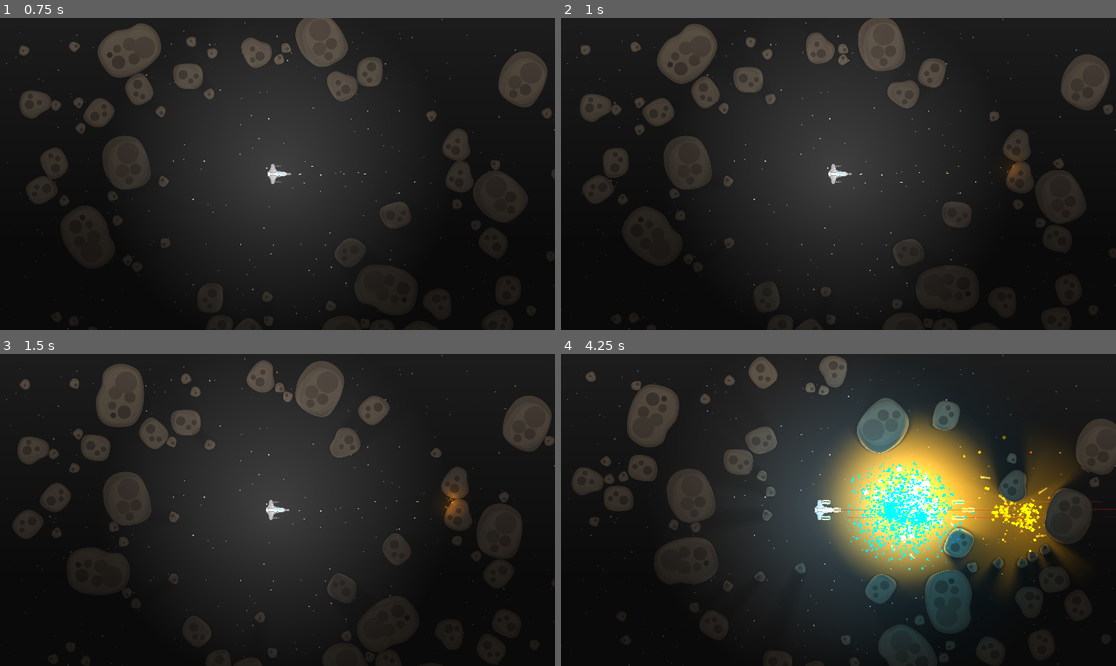
Above: before the commit, frames 1-4 (two rows, left to right).
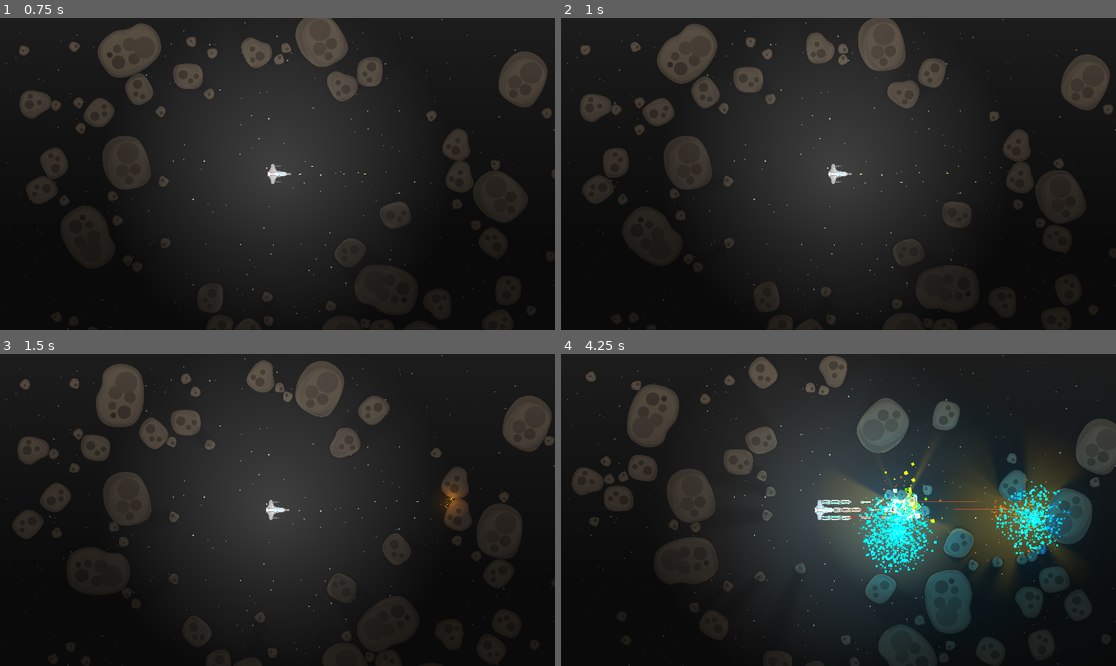
Above: after the commit, the same moments.

Repository: mkormout/graviton
Game: Godot game, scene res://world.tscn
Two runs of this game, one before a commit and one after it. Both use one fixed random seed, a clock stepped at 60 frames per second and the inputs below.
Inputs:
- Up to frame 1 (0.75 s): hold W from 0.53 s (still down); hold Q from 0.53 s (still down)
- Up to frame 2 (1 s): keep holding W; keep holding Q; tap Space at 0.77 s
- Up to frame 3 (1.5 s): release W at 1.28 s; release Q at 1.28 s; tap E at 1.35 s
- Up to frame 4 (4.25 s): tap Space at 1.52, 3.02, 3.77 s; hold 1 2.03-2.78 s; hold W 2.03-3.53 s; tap 2 at 2.85 s; hold 3 from 3.53 s (still down)

Frame 1 is identical in both runs. In frame 2, less than 0.1% of the frame differs, in the area x 80-83%, y 44-52%; in frame 3, less than 0.1%; in frame 4, 16%, in the area x 46-100%, y 18-87%.

Commit message:
code cleanup

Diff:
--- a/components/body.gd
+++ b/components/body.gd
@@ -27,9 +27,12 @@
 	if health <= 0:
 		die()
 
-func die():
+func die(delay: float = 0.0):
 	if dying:
 		return
+
+	if delay:
+		await get_tree().create_timer(delay).timeout
 
 	dying = true
 
@@ -43,7 +46,6 @@
 			add_successor(successors.pick_random(), 200, 2000)
 
 	queue_free()
-	pass
 
 func add_successor(model: PackedScene, radius: int = 200, speed: int = 1000):
 	if not model:
--- a/components/bullet.gd
+++ b/components/bullet.gd
@@ -1,24 +1,14 @@
 class_name Bullet
-extends RigidBody2D
+extends Body
 
-@export var effect: PackedScene
 @export var life: float = 2.0
 @export var attack: Damage
 
 func _ready():
 	connect("body_entered", collision)
 	die(life)
-	pass
 
 func collision(body):
 	if body is Body:
 		body.damage(attack)
-
-	var instance = effect.instantiate() as Node2D
-	instance.global_position = global_position
-	get_tree().current_scene.call_deferred("add_child", instance)
 	die(0.1)
-
-func die(delay: float):
-	await get_tree().create_timer(delay).timeout
-	queue_free()
--- a/components/explosion.gd
+++ b/components/explosion.gd
@@ -4,7 +4,7 @@
 @export var radius: float
 @export var particles: CPUParticles2D
 @export var light: Light2D
-@export var audio: RandomAudioStreamPlayer2D
+@export var audio: RandomAudioPlayer
 @export var time: float = 1
 @export var power: int = 0
 @export var attack: Damage
--- a/components/mount-point.gd
+++ b/components/mount-point.gd
@@ -3,7 +3,7 @@
 
 @export var connection: MountPoint
 @export var tag: String
-@export var throw_force: int = 10000
+@export var throw_force: int = 1000
 
 var joint1: Joint2D
 var joint2: Joint2D
@@ -53,7 +53,7 @@
 	if connection:
 		# throw away the body
 		body_opposite.apply_central_impulse(
-			Vector2.from_angle(rotation) * throw_force
+			Vector2.from_angle(body_opposite.rotation) * throw_force
 		)
 		# free
 		connection.disconnect("tree_exiting", _connection_tree_exiting)
--- a/prefabs/random-audio-stream-player.gd
+++ b/components/random-audio-player.gd
@@ -1,11 +1,18 @@
-class_name RandomAudioStreamPlayer2D
+class_name RandomAudioPlayer
 extends Node2D
 
 @export var autoplay: bool = true
-@export var audio: AudioStreamPlayer2D
 @export var resources: Array[AudioStream]
 
+var audio: AudioStreamPlayer2D
+
 func _ready():
+	audio = AudioStreamPlayer2D.new()
+	audio.max_distance = 30000
+	audio.max_polyphony = 3
+	audio.volume_db = -20
+	add_child(audio)
+
 	if autoplay:
 		play()
 
--- a/prefabs/asteroid-explosion.tscn
+++ b/prefabs/asteroid-explosion.tscn
@@ -2,7 +2,7 @@
 
 [ext_resource type="Script" path="res://components/explosion.gd" id="1_p4wyu"]
 [ext_resource type="Script" path="res://components/damage.gd" id="2_3yu73"]
-[ext_resource type="Script" path="res://prefabs/random-audio-stream-player.gd" id="3_aijbv"]
+[ext_resource type="Script" path="res://components/random-audio-player.gd" id="3_o4psx"]
 [ext_resource type="AudioStream" uid="uid://7wuqk2kqrxs2" path="res://sounds/explosion-1.wav" id="4_gte2r"]
 [ext_resource type="AudioStream" uid="uid://l6jfw80adfj8" path="res://sounds/explosion-2.wav" id="5_c884h"]
 [ext_resource type="AudioStream" uid="uid://c0o0nycma3ye1" path="res://sounds/explosion-3.wav" id="6_voyeu"]
@@ -34,13 +34,13 @@
 fill_from = Vector2(0.5, 0.5)
 fill_to = Vector2(1, 1)
 
-[node name="Asteroid-death" type="Node2D" node_paths=PackedStringArray("particles", "light", "audio")]
+[node name="Asteroid-explosion" type="Node2D" node_paths=PackedStringArray("particles", "light", "audio")]
 script = ExtResource("1_p4wyu")
 radius = 1000.0
 particles = NodePath("CPUParticles2D")
 light = NodePath("PointLight2D")
-audio = NodePath("RandomAudioStreamPlayer2D")
-time = 3.0
+audio = NodePath("RandomAudioPlayer")
+time = 2.0
 power = 1000
 attack = SubResource("Resource_062r6")
 
@@ -48,8 +48,8 @@
 z_index = -1
 scale = Vector2(10, 10)
 emitting = false
-amount = 100
-lifetime = 4.0
+amount = 200
+lifetime = 2.0
 one_shot = true
 explosiveness = 1.0
 lifetime_randomness = 1.0
@@ -79,11 +79,7 @@
 texture_scale = 40.0
 height = 100.0
 
-[node name="RandomAudioStreamPlayer2D" type="Node2D" parent="." node_paths=PackedStringArray("audio")]
-script = ExtResource("3_aijbv")
+[node name="RandomAudioPlayer" type="Node2D" parent="."]
+script = ExtResource("3_o4psx")
 autoplay = false
-audio = NodePath("AudioStreamPlayer2D")
 resources = Array[AudioStream]([ExtResource("4_gte2r"), ExtResource("5_c884h"), ExtResource("6_voyeu"), ExtResource("7_44b0n")])
-
-[node name="AudioStreamPlayer2D" type="AudioStreamPlayer2D" parent="RandomAudioStreamPlayer2D"]
-max_distance = 20000.0
--- a/prefabs/gausscannon/gausscannon-bullet-explosion.tscn
+++ b/prefabs/gausscannon/gausscannon-bullet-explosion.tscn
@@ -29,7 +29,7 @@
 fill_from = Vector2(0.5, 0.5)
 fill_to = Vector2(1, 1)
 
-[node name="Gausscannon-bullet-hit" type="Node2D" node_paths=PackedStringArray("particles", "light")]
+[node name="Gausscannon-bullet-explosion" type="Node2D" node_paths=PackedStringArray("particles", "light")]
 script = ExtResource("1_scejo")
 radius = 1000.0
 particles = NodePath("CPUParticles2D")
--- a/prefabs/gausscannon/gausscannon-bullet.tscn
+++ b/prefabs/gausscannon/gausscannon-bullet.tscn
@@ -41,8 +41,8 @@
 max_contacts_reported = 100
 contact_monitor = true
 script = ExtResource("1_vstys")
-effect = ExtResource("2_tvpv5")
 attack = SubResource("Resource_bkfm0")
+death = ExtResource("2_tvpv5")
 
 [node name="Sprite2D" type="Sprite2D" parent="."]
 rotation = 1.5708
--- a/prefabs/laser/laser-bullet-explosion.tscn
+++ b/prefabs/laser/laser-bullet-explosion.tscn
@@ -29,7 +29,7 @@
 fill_from = Vector2(0.5, 0.5)
 fill_to = Vector2(1, 1)
 
-[node name="LaserBulletHit" type="Node2D" node_paths=PackedStringArray("particles", "light")]
+[node name="Laser-bullet-explosion" type="Node2D" node_paths=PackedStringArray("particles", "light")]
 script = ExtResource("1_vib36")
 radius = 200.0
 particles = NodePath("CPUParticles2D")
--- a/prefabs/laser/laser-bullet.tscn
+++ b/prefabs/laser/laser-bullet.tscn
@@ -32,8 +32,8 @@
 max_contacts_reported = 100
 contact_monitor = true
 script = ExtResource("1_pgpjq")
-effect = ExtResource("2_rs20m")
 attack = SubResource("Resource_cs8mi")
+death = ExtResource("2_rs20m")
 
 [node name="Sprite2D" type="Sprite2D" parent="."]
 rotation = 1.5708
--- a/prefabs/minigun/minigun-bullet-explosion.tscn
+++ b/prefabs/minigun/minigun-bullet-explosion.tscn
@@ -2,7 +2,7 @@
 
 [ext_resource type="Script" path="res://components/explosion.gd" id="1_lmlgg"]
 [ext_resource type="Script" path="res://components/damage.gd" id="2_h5rt8"]
-[ext_resource type="Script" path="res://prefabs/random-audio-stream-player.gd" id="3_haqpj"]
+[ext_resource type="Script" path="res://components/random-audio-player.gd" id="3_noed0"]
 [ext_resource type="AudioStream" uid="uid://c68sjlvhek3f0" path="res://sounds/minigun-impact.mp3" id="4_o3thf"]
 
 [sub_resource type="Resource" id="Resource_5xfck"]
@@ -31,12 +31,12 @@
 fill_from = Vector2(0.5, 0.5)
 fill_to = Vector2(1, 1)
 
-[node name="MinigunBulletHit" type="Node2D" node_paths=PackedStringArray("particles", "light", "audio")]
+[node name="Minigun-bullet-explosion" type="Node2D" node_paths=PackedStringArray("particles", "light", "audio")]
 script = ExtResource("1_lmlgg")
 radius = 100.0
 particles = NodePath("CPUParticles2D")
 light = NodePath("PointLight2D")
-audio = NodePath("RandomAudioStreamPlayer2D")
+audio = NodePath("RandomAudioPlayer")
 time = 0.2
 power = 100
 attack = SubResource("Resource_5xfck")
@@ -69,13 +69,6 @@
 texture_scale = 5.0
 height = 100.0
 
-[node name="RandomAudioStreamPlayer2D" type="Node2D" parent="." node_paths=PackedStringArray("audio")]
-script = ExtResource("3_haqpj")
-audio = NodePath("AudioStreamPlayer2D")
+[node name="RandomAudioPlayer" type="Node2D" parent="."]
+script = ExtResource("3_noed0")
 resources = Array[AudioStream]([ExtResource("4_o3thf")])
-
-[node name="AudioStreamPlayer2D" type="AudioStreamPlayer2D" parent="RandomAudioStreamPlayer2D"]
-volume_db = -30.0
-autoplay = true
-max_distance = 10000.0
-max_polyphony = 6
--- a/prefabs/minigun/minigun-bullet.tscn
+++ b/prefabs/minigun/minigun-bullet.tscn
@@ -20,8 +20,8 @@
 max_contacts_reported = 100
 contact_monitor = true
 script = ExtResource("1_ur8u5")
-effect = ExtResource("2_dp72j")
 attack = SubResource("Resource_talgb")
+death = ExtResource("2_dp72j")
 
 [node name="Sprite2D" type="Sprite2D" parent="."]
 modulate = Color(2, 1.5, 1, 1)
--- a/prefabs/random-audio-stream-player.tscn
+++ /dev/null
@@ -1,6 +0,0 @@
-[gd_scene load_steps=2 format=3 uid="uid://dri5e26pnxh5h"]
-
-[ext_resource type="Script" path="res://prefabs/random-audio-stream-player.gd" id="1_cnqbs"]
-
-[node name="RandomAudioStreamPlayer" type="Node2D"]
-script = ExtResource("1_cnqbs")
--- a/prefabs/rpg/rpg-bullet-explosion.tscn
+++ b/prefabs/rpg/rpg-bullet-explosion.tscn
@@ -3,7 +3,7 @@
 [ext_resource type="Script" path="res://components/explosion.gd" id="1_u1ua1"]
 [ext_resource type="Script" path="res://components/damage.gd" id="2_wl3iw"]
 [ext_resource type="AudioStream" uid="uid://7wuqk2kqrxs2" path="res://sounds/explosion-1.wav" id="3_ir072"]
-[ext_resource type="Script" path="res://prefabs/random-audio-stream-player.gd" id="3_oh8l8"]
+[ext_resource type="Script" path="res://components/random-audio-player.gd" id="3_uevfx"]
 [ext_resource type="AudioStream" uid="uid://l6jfw80adfj8" path="res://sounds/explosion-2.wav" id="5_grer4"]
 [ext_resource type="AudioStream" uid="uid://c0o0nycma3ye1" path="res://sounds/explosion-3.wav" id="6_7qmum"]
 [ext_resource type="AudioStream" uid="uid://dhpc7rcrllys1" path="res://sounds/explosion-4.wav" id="7_1p8p1"]
@@ -39,8 +39,8 @@
 radius = 3000.0
 particles = NodePath("CPUParticles2D")
 light = NodePath("PointLight2D")
-audio = NodePath("RandomAudioStreamPlayer2D")
-time = 3.0
+audio = NodePath("RandomAudioPlayer")
+time = 2.0
 power = 30000
 attack = SubResource("Resource_7ipax")
 
@@ -48,7 +48,7 @@
 scale = Vector2(10, 10)
 emitting = false
 amount = 500
-lifetime = 3.0
+lifetime = 2.0
 one_shot = true
 explosiveness = 1.0
 lifetime_randomness = 1.0
@@ -74,12 +74,7 @@
 texture_scale = 50.0
 height = 100.0
 
-[node name="RandomAudioStreamPlayer2D" type="Node2D" parent="." node_paths=PackedStringArray("audio")]
-script = ExtResource("3_oh8l8")
+[node name="RandomAudioPlayer" type="Node2D" parent="."]
+script = ExtResource("3_uevfx")
 autoplay = false
-audio = NodePath("AudioStreamPlayer2D")
 resources = Array[AudioStream]([ExtResource("3_ir072"), ExtResource("5_grer4"), ExtResource("6_7qmum"), ExtResource("7_1p8p1")])
-
-[node name="AudioStreamPlayer2D" type="AudioStreamPlayer2D" parent="RandomAudioStreamPlayer2D"]
-max_distance = 20000.0
-max_polyphony = 3
--- a/prefabs/rpg/rpg-bullet.tscn
+++ b/prefabs/rpg/rpg-bullet.tscn
@@ -41,9 +41,9 @@
 max_contacts_reported = 10
 contact_monitor = true
 script = ExtResource("1_ffppr")
-effect = ExtResource("2_3ec0n")
 life = 5.0
 attack = SubResource("Resource_5lcxy")
+death = ExtResource("2_3ec0n")
 
 [node name="Sprite2D" type="Sprite2D" parent="."]
 z_index = 1
Not shown, changed: export_presets.cfg
